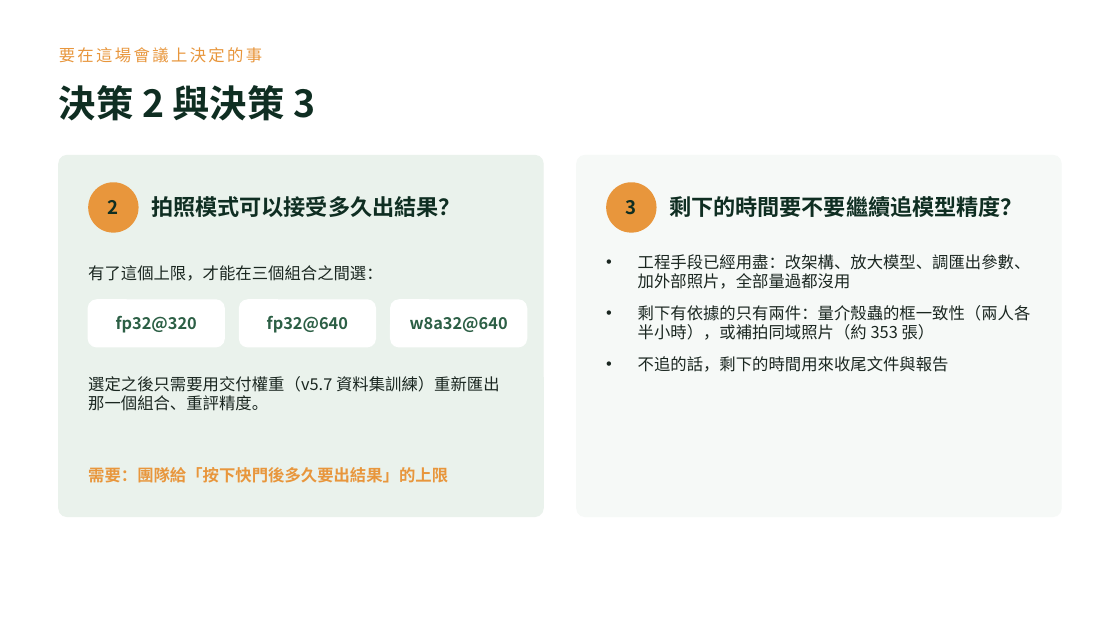
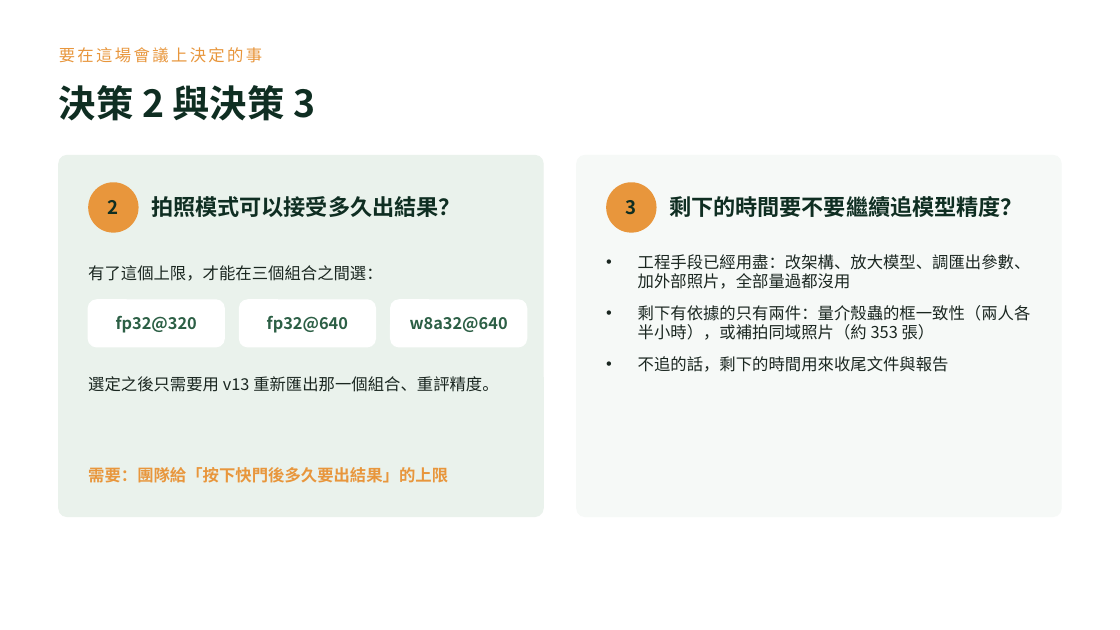
Before and after one commit to OneLeaf-dx/detection, a slide deck: slide 9 of docs/v12.3_簡報_口頭報告.pptx. Drawn at 1120x630 pixels with LibreOffice and Linux fonts; fonts in the diff are those of the drawing. Boxes give left, top, right and bottom in pixels: in the first picture for what was removed or moved away, otherwise in the second. Text is boxed around its words. In the diff, an @@ line names an element or a change of style, - is before the commit and + after.

```diff
--- a/docs/v12.3_簡報_口頭報告.pptx
+++ b/docs/v12.3_簡報_口頭報告.pptx
@@ text at (x1=88, y1=376, x2=498, y2=392): text changed @@
-選定之後只需要用交付權重（v5.7 資料集訓練）重新匯出那一個組合、重評精度。
+選定之後只需要用 v13 重新匯出那一個組合、重評精度。
```
Also in this commit, not shown: 7 other slides changed, 12 other files.
